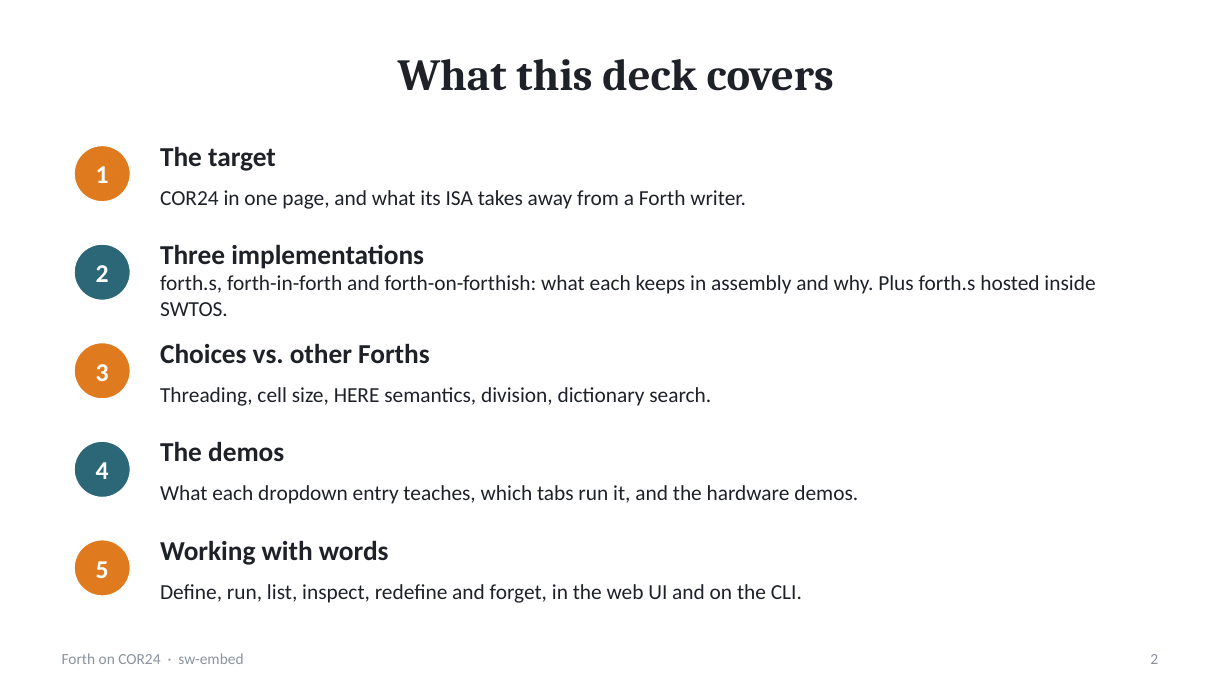
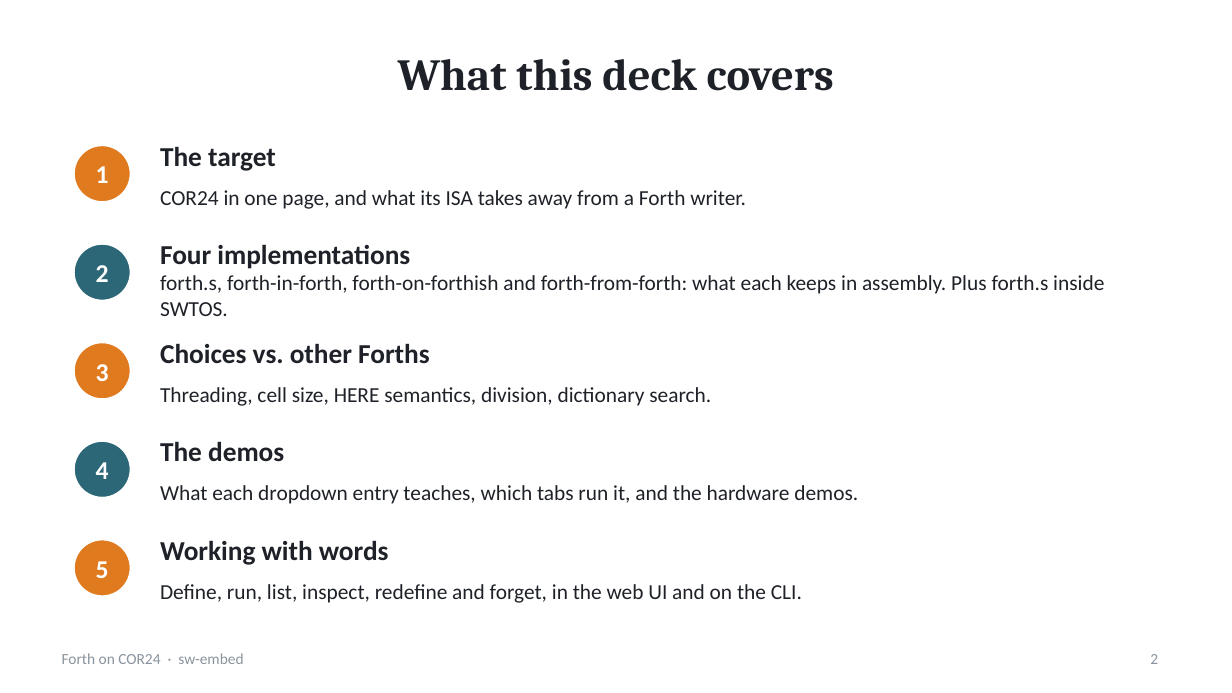
Before and after one commit to sw-embed/web-sw-cor24-forth, a slide deck: slide 2 of docs/forth-on-cor24.pptx. Drawn at 1232x693 pixels with LibreOffice and Linux fonts; fonts in the diff are those of the drawing. Boxes give left, top, right and bottom in pixels: in the first picture for what was removed or moved away, otherwise in the second. Text is boxed around its words. In the diff, an @@ line names an element or a change of style, - is before the commit and + after.

```diff
--- a/docs/forth-on-cor24.pptx
+++ b/docs/forth-on-cor24.pptx
@@ text at [160,244,410,269]: text changed @@
-Three implementations
+Four implementations
@@ text at [160,275,1104,316]: text changed @@
-forth.s, forth-in-forth and forth-on-forthish: what each keeps in assembly and why. Plus forth.s hosted inside SWTOS.
+forth.s, forth-in-forth, forth-on-forthish and forth-from-forth: what each keeps in assembly. Plus forth.s inside SWTOS.
```
Also in this commit, not shown: 13 other slides changed, 1 other file.
